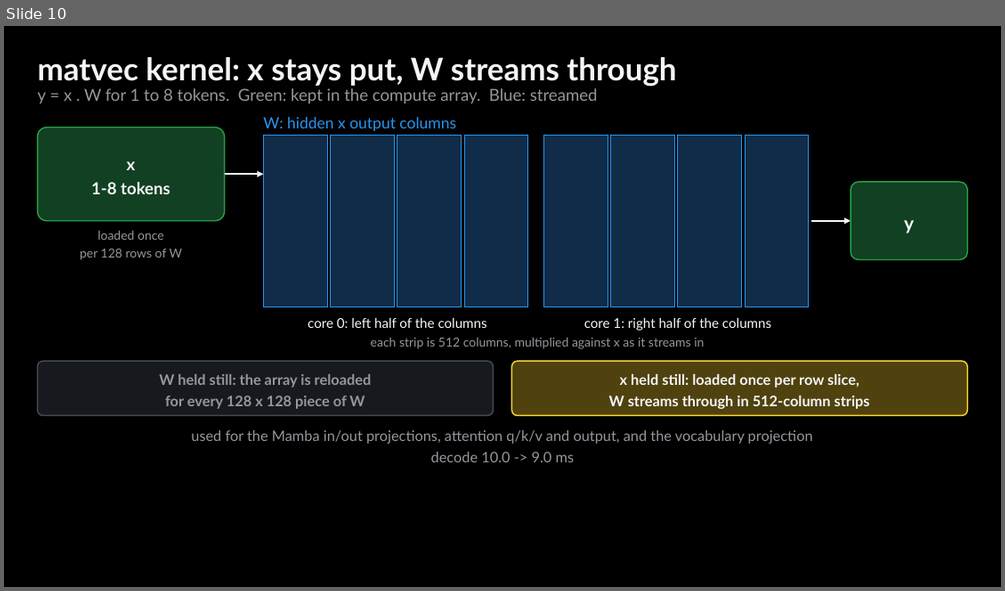
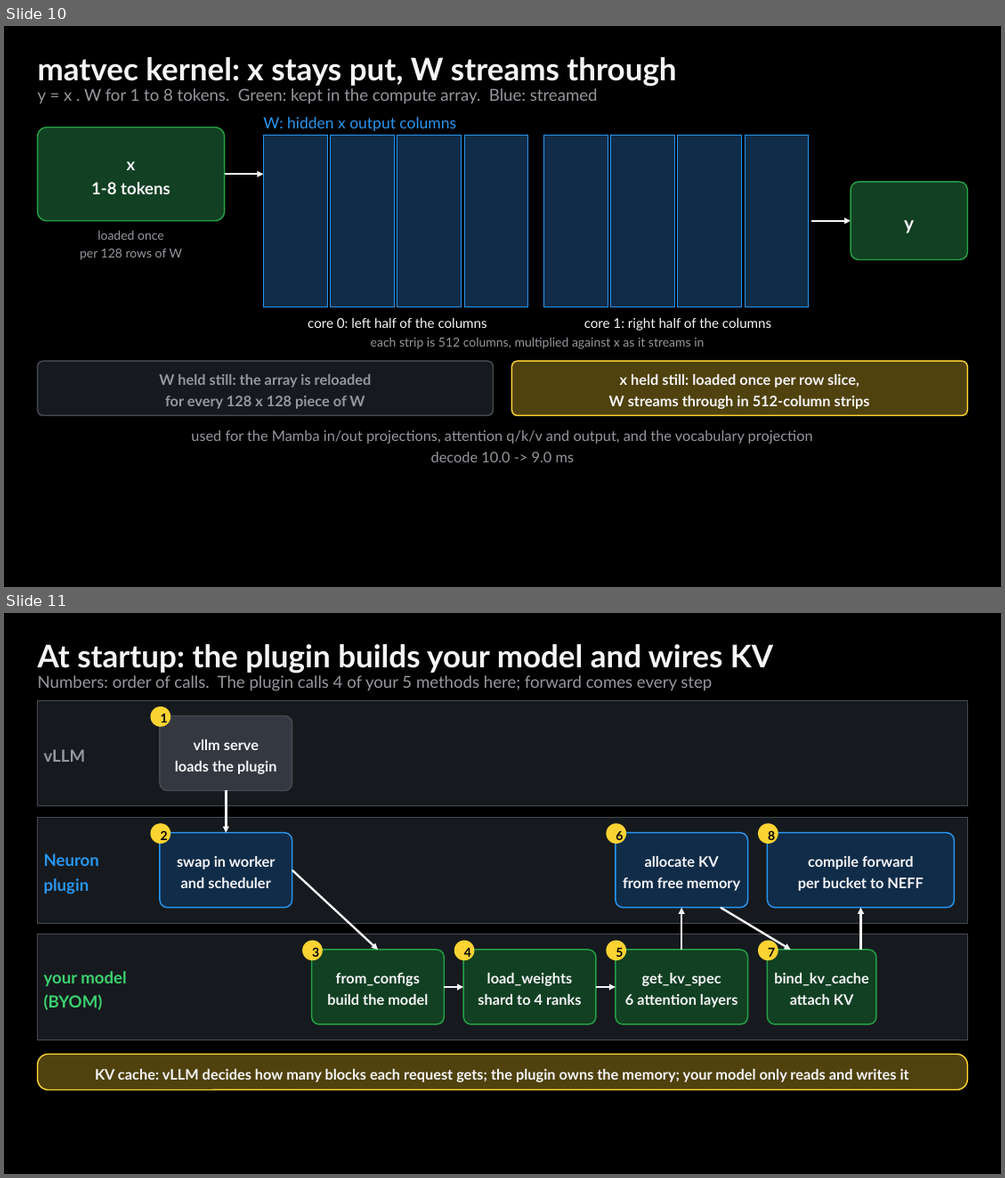
Before and after one commit to littlemex/zenn, a slide deck: diagrams/articles/162e5225ba1c9b-figures.pptx. Shown one above the other, each under a label of ours: slide 10 before the commit, slides 10 and 11 after it. The pictures are 1005x591 and 1005x1178 pixels, drawn with LibreOffice and Linux fonts; fonts in the diff are those of the drawing. Boxes give left, top, right and bottom in pixels: in the first picture for what was removed or moved away, otherwise in the second. Text is boxed around its words. In the diff, an @@ line names an element or a change of style, - is before the commit and + after.

Commit message:
articles: NemotronH on vLLM Neuron plugin: who calls whom at startup and every step

```diff
--- a/diagrams/articles/162e5225ba1c9b-figures.pptx
+++ b/diagrams/articles/162e5225ba1c9b-figures.pptx
@@ slide 11 added at (4,613,1001,1174), background #000000 @@
@@ text added at (38,644,773,674), 30 pt, text #F5F5F8, bold @@
+At startup: the plugin builds your model and wires KV
@@ text added at (38,675,712,691), 16 pt, text #96969E @@
+Numbers: order of calls. The plugin calls 4 of your 5 methods here; forward comes every step
@@ rectangle added at (38,700,968,807), fill #161A1E, outline #464A50 0.75 pt @@
@@ ellipse added at (151,706,170,727), fill #FBD332, 12 pt, text #000000, bold @@
+1
@@ rounded rectangle added at (160,716,291,791), fill #343840, outline #464A50 1.25 pt, 14 pt, text #F5F5F8, bold @@
+vllm serve
+loads the plugin
@@ text added at (44,749,86,762), 16 pt, text #96969E, bold @@
+vLLM
@@ arrow added from (226, 791) to (226, 833), #F5F5F8 2 pt @@
@@ rectangle added at (38,817,968,924), fill #161A1E, outline #464A50 0.75 pt @@
@@ ellipse added at (151,823,170,844), fill #FBD332, 12 pt, text #000000, bold @@
+2
@@ ellipse added at (606,823,626,844), fill #FBD332, 12 pt, text #000000, bold @@
+6
@@ ellipse added at (758,823,778,844), fill #FBD332, 12 pt, text #000000, bold @@
+8
@@ rounded rectangle added at (160,833,291,908), fill #102C48, outline #2896F0 1.25 pt, 14 pt, text #F5F5F8, bold @@
+swap in worker
+and scheduler
@@ rounded rectangle added at (615,833,748,908), fill #102C48, outline #2896F0 1.25 pt, 14 pt, text #F5F5F8, bold @@
+allocate KV
+from free memory
@@ rounded rectangle added at (768,833,955,908), fill #102C48, outline #2896F0 1.25 pt, 14 pt, text #F5F5F8, bold @@
+compile forward
+per bucket to NEFF
@@ text added at (44,853,99,894), 16 pt, text #2896F0, bold @@
+Neuron plugin
@@ arrow added from (291, 870) to (378, 949), #F5F5F8 2 pt @@
@@ arrow added from (681, 949) to (681, 908), #F5F5F8 2 pt @@
@@ arrow added from (720, 908) to (791, 949), #F5F5F8 2 pt @@
@@ arrow added from (861, 949) to (861, 908), #F5F5F8 2 pt @@
@@ rectangle added at (38,933,968,1040), fill #161A1E, outline #464A50 0.75 pt @@
@@ ellipse added at (302,941,323,961), fill #FBD332, 12 pt, text #000000, bold @@
+3
@@ rounded rectangle added at (311,949,444,1024), fill #124022, outline #24A046 1.25 pt, 14 pt, text #F5F5F8, bold @@
+from_configs
+build the model
@@ ellipse added at (454,941,474,961), fill #FBD332, 12 pt, text #000000, bold @@
+4
@@ rounded rectangle added at (464,949,596,1024), fill #124022, outline #24A046 1.25 pt, 14 pt, text #F5F5F8, bold @@
+load_weights
+shard to 4 ranks
@@ ellipse added at (606,941,626,961), fill #FBD332, 12 pt, text #000000, bold @@
+5
@@ rounded rectangle added at (615,949,748,1024), fill #124022, outline #24A046 1.25 pt, 14 pt, text #F5F5F8, bold @@
+get_kv_spec
+6 attention layers
@@ ellipse added at (758,941,778,961), fill #FBD332, 12 pt, text #000000, bold @@
+7
@@ rounded rectangle added at (768,949,877,1024), fill #124022, outline #24A046 1.25 pt, 14 pt, text #F5F5F8, bold @@
+bind_kv_cache
+attach KV
@@ text added at (44,971,126,1010), 16 pt, text #3BD16F, bold @@
+your model
+(BYOM)
@@ arrow added from (445, 987) to (464, 987), #F5F5F8 2 pt @@
@@ arrow added from (596, 987) to (615, 987), #F5F5F8 2 pt @@
@@ rounded rectangle added at (38,1054,968,1090), fill #50420E, outline #FBD332 1.25 pt, 14 pt, text #F5F5F8, bold @@
+KV cache: vLLM decides how many blocks each request gets; the plugin owns the memory; your model only reads and writes it
```
Also in this commit, not shown: 1 other slide added, 3 other files.
